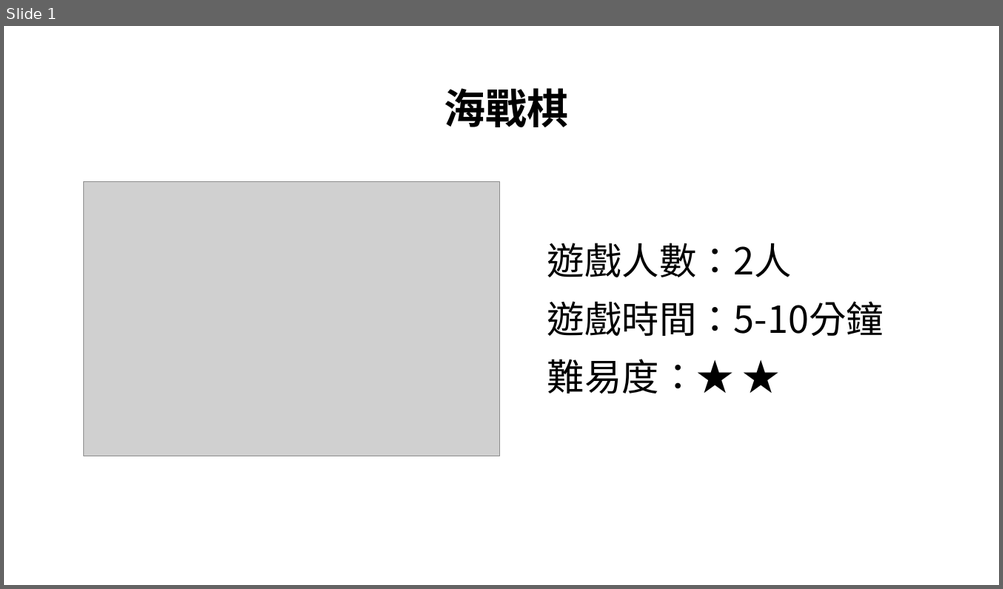
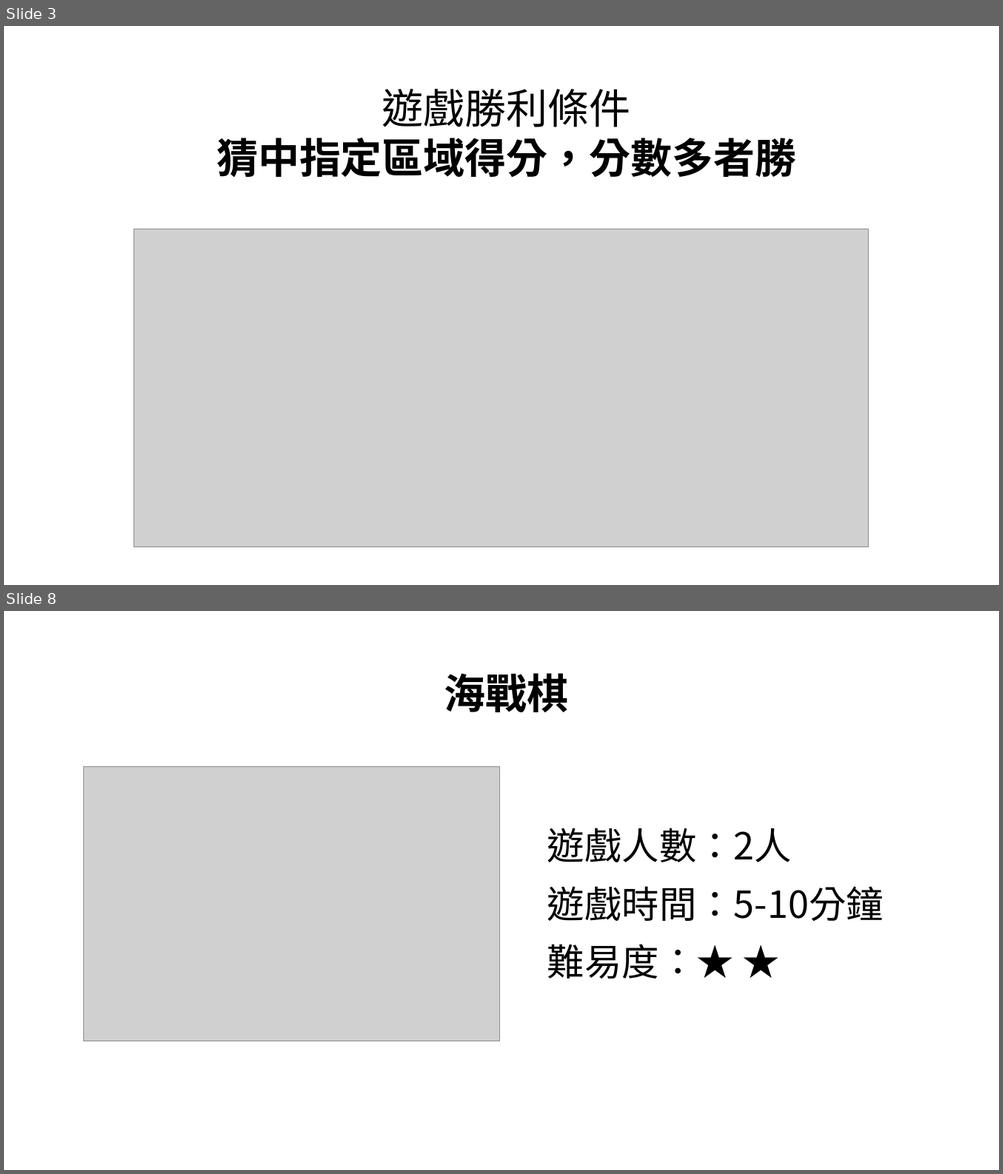
Before and after one commit to tidaohuang/react-game, a slide deck: tutorial.pptx. Shown one above the other, each under a label of ours: slide 1 before the commit, slides 3 and 8 after it; the slides between them are not shown. The pictures are 1003x589 and 1003x1174 pixels, drawn with LibreOffice and Linux fonts; fonts in the diff are those of the drawing; grey boxes stand for pictures. Boxes give left, top, right and bottom in pixels: in the first picture for what was removed or moved away, otherwise in the second. Text is boxed around its words. In the diff, an @@ line names an element or a change of style, - is before the commit and + after.

```diff
--- a/tutorial.pptx
+++ b/tutorial.pptx
@@ slide 3 added at (4, 26, 999, 585), background #FFFFFF @@
@@ text added at (216, 89, 796, 178), 40 pt, text #000000, bold @@
+遊戲勝利條件
+猜中指定區域得分，分數多者勝
@@ picture added at (134, 230, 869, 548) @@
@@ what was slide 1 is now slide 8 @@
```
Also in this commit, not shown: 6 other slides added, 20 other files.
